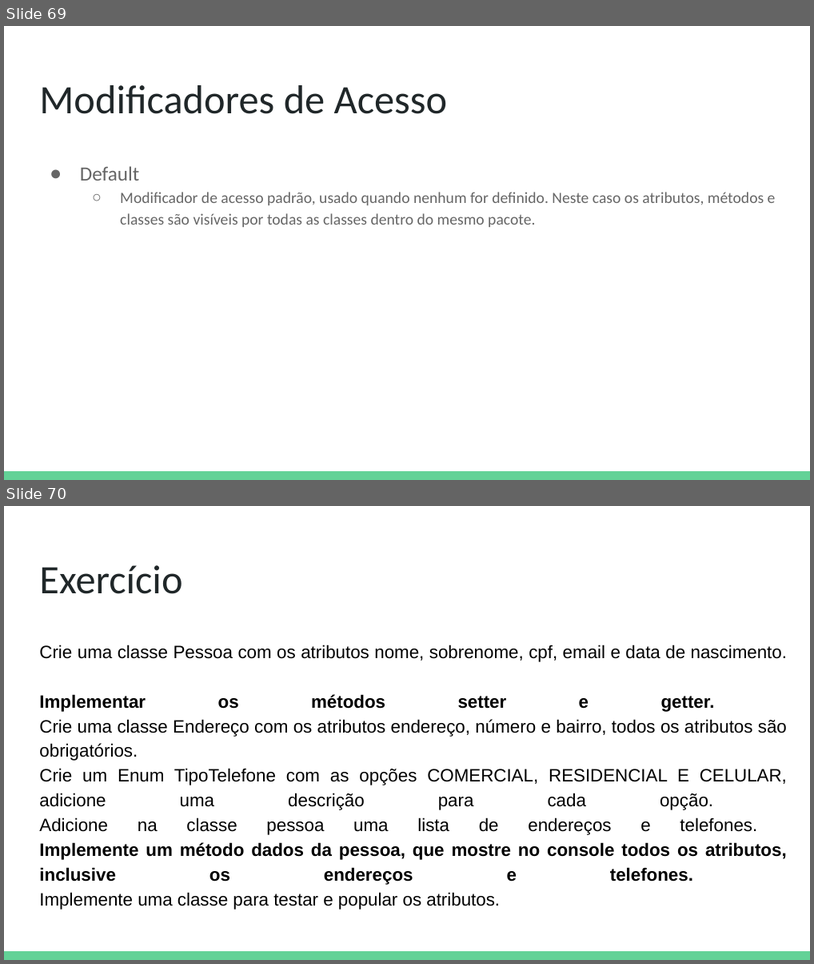
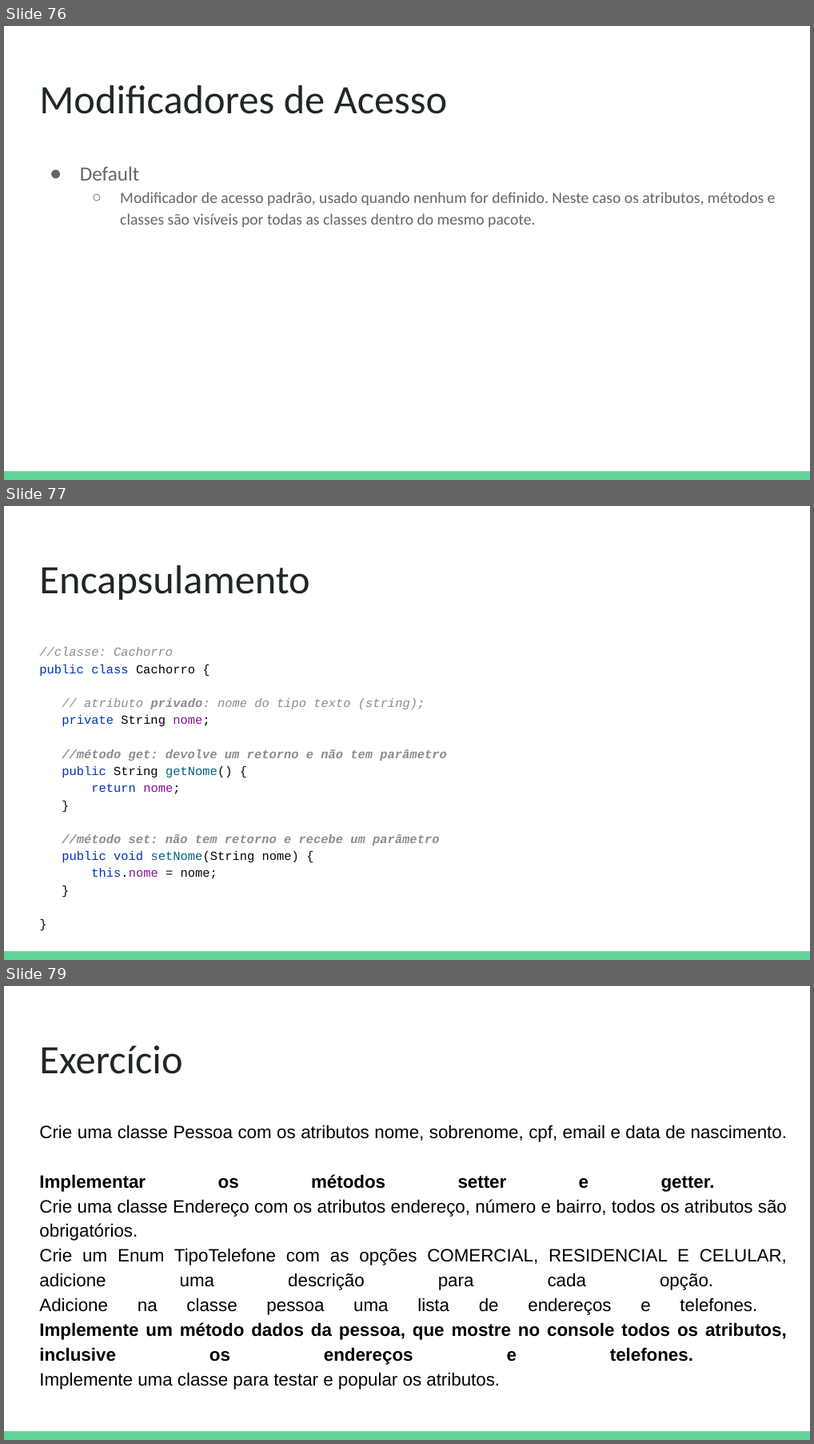
Before and after one commit to DeboraMendes/bootcamp, a slide deck: Java e Programação Orientada a Objetos.pptx. Shown one above the other, each under a label of ours: slides 69 and 70 before the commit, slides 76, 77 and 79 after it; the slides between them are not shown. The pictures are 814x964 and 814x1444 pixels, drawn with LibreOffice and Linux fonts; fonts in the diff are those of the drawing. Boxes give left, top, right and bottom in pixels: in the first picture for what was removed or moved away, otherwise in the second. Text is boxed around its words. In the diff, an @@ line names an element or a change of style, - is before the commit and + after.

```diff
--- a/Java e Programação Orientada a Objetos.pptx
+++ b/Java e Programação Orientada a Objetos.pptx
@@ slide 77 added at <box>4,506,810,960</box>, background #FFFFFF; not listed: 1 template element that a slide beside it also shows @@
@@ title added at <box>39,565,310,600</box>, 36 pt, text #202729 @@
+Encapsulamento
@@ text added at <box>39,647,446,879</box>, 11 pt, text #8C8C8C, italic @@
+//classe: Cachorro
+public class Cachorro {
+// atributo privado: nome do tipo texto (string);
+private String nome;
+//método get: devolve um retorno e não tem parâmetro
+public String getNome() {
+return nome;
+}
+//método set: não tem retorno e recebe um parâmetro
+public void setNome(String nome) {
+this.nome = nome;
+}
+}
@@ what was slide 69 is now slide 76 @@
@@ what was slide 70 is now slide 79 @@
```
Also in this commit, not shown: 2 slides changed, 8 other slides added.
